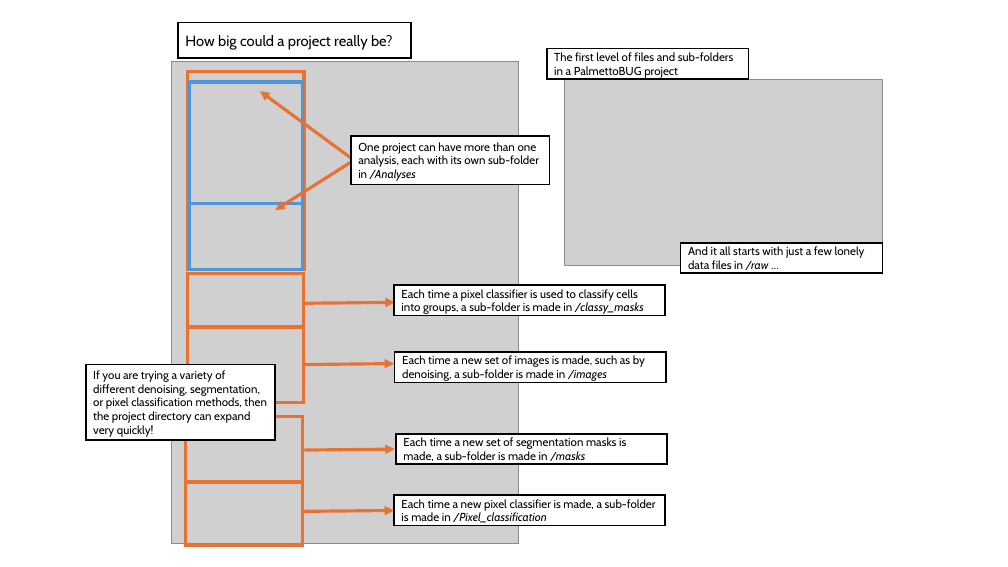
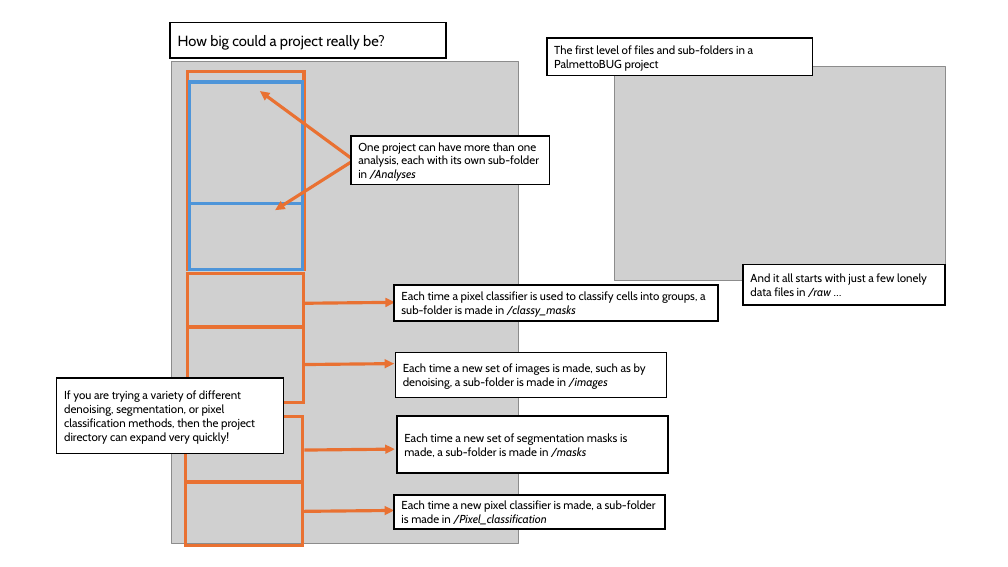
Before and after one commit to BenCaiello/PalmettoBUG, a slide deck: slide 1 of docs/source/odt_docs/image_development_slides/advanced_dev.odp. Drawn at 1008x567 pixels with LibreOffice and Linux fonts; fonts in the diff are those of the drawing; grey boxes stand for pictures. Boxes give left, top, right and bottom in pixels: in the first picture for what was removed or moved away, otherwise in the second. Text is boxed around its words. In the diff, an @@ line names an element or a change of style, - is before the commit and + after.

```diff
--- a/docs/source/odt_docs/image_development_slides/advanced_dev.odp
+++ b/docs/source/odt_docs/image_development_slides/advanced_dev.odp
@@ freeform shape "How big could a project ...": place and size @@
-freeform shape "How big could a project ..." at <box>178,23,411,58</box>
+freeform shape "How big could a project ..." at <box>170,23,446,58</box>
@@ freeform shape "The first level of files ...": place and size @@
-freeform shape "The first level of files ..." at <box>547,48,749,79</box>
+freeform shape "The first level of files ..." at <box>547,38,813,76</box>
@@ picture: place and size @@
-picture at <box>565,79,883,265</box>
+picture at <box>615,67,945,281</box>
@@ freeform shape "And it all starts with ...": place and size @@
-freeform shape "And it all starts with ..." at <box>681,243,882,273</box>
+freeform shape "And it all starts with ..." at <box>743,265,945,306</box>
@@ freeform shape "Each time a pixel classifier ...": place and size @@
-freeform shape "Each time a pixel classifier ..." at <box>394,285,665,315</box>
+freeform shape "Each time a pixel classifier ..." at <box>394,285,718,321</box>
@@ freeform shape "Each time a new set ...": place and size @@
-freeform shape "Each time a new set ..." at <box>395,352,666,383</box>
+freeform shape "Each time a new set ..." at <box>395,353,667,398</box>
@@ freeform shape "If you are trying a ...": place and size @@
-freeform shape "If you are trying a ..." at <box>85,364,275,440</box>
+freeform shape "If you are trying a ..." at <box>57,378,284,454</box>
@@ freeform shape "Each time a new set ...": place and size @@
-freeform shape "Each time a new set ..." at <box>396,434,668,464</box>
+freeform shape "Each time a new set ..." at <box>397,416,668,473</box>
@@ freeform shape "Each time a new pixel ..." at <box>394,495,665,529</box>: outline redrawn @@
```
Also in this commit, not shown: 3 other slides changed, 2 other files.
